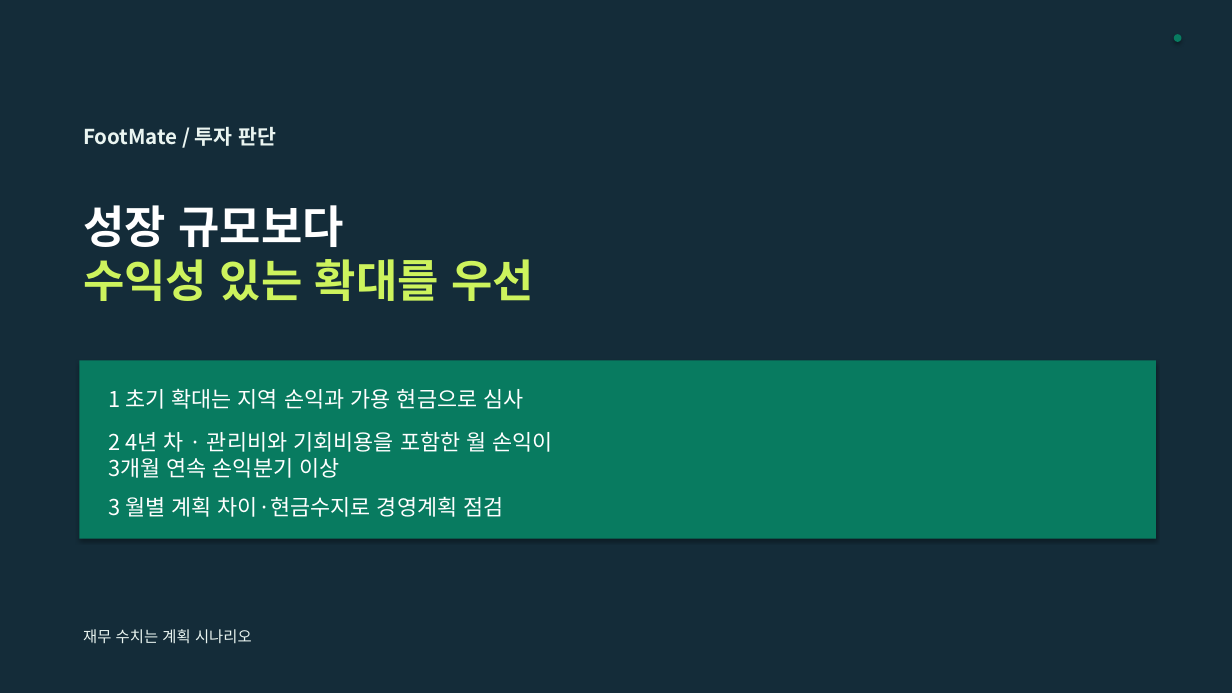
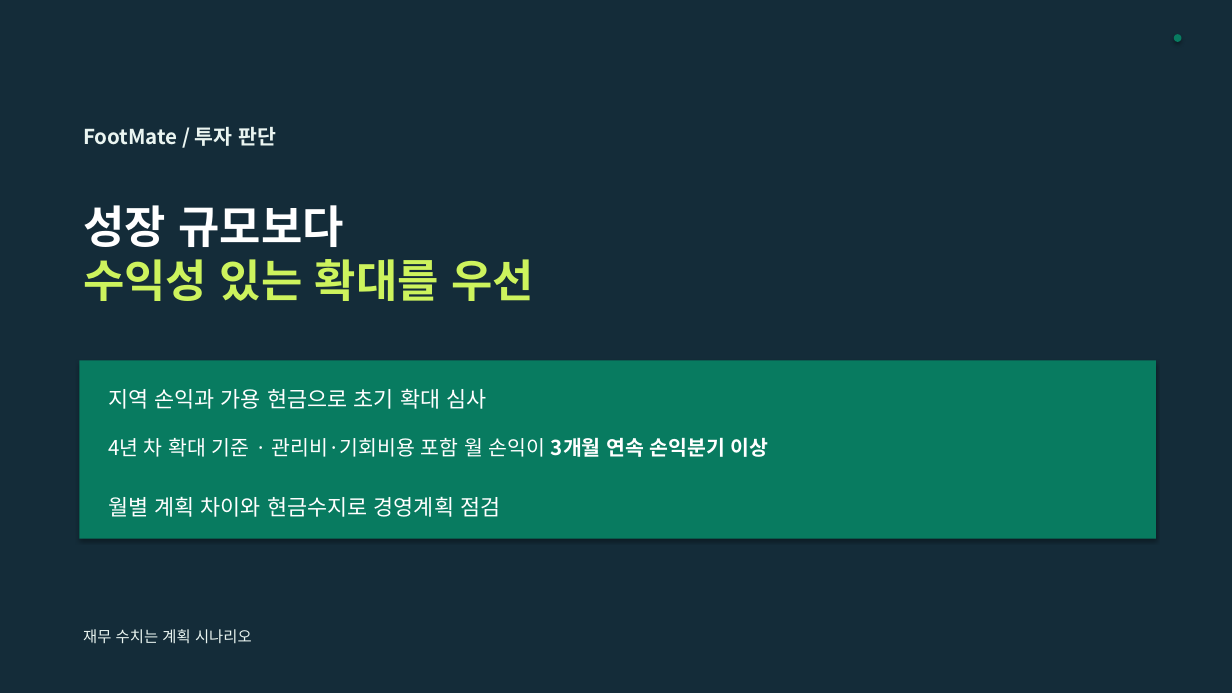
Before and after one commit to dohyunkimmm/footmate-case-study, a slide deck: slide 6 of src/case-study/downloads/footmate_5year_strategy.pptx. Drawn at 1232x693 pixels with LibreOffice and Linux fonts; fonts in the diff are those of the drawing. Boxes give left, top, right and bottom in pixels: in the first picture for what was removed or moved away, otherwise in the second. Text is boxed around its words. In the diff, an @@ line names an element or a change of style, - is before the commit and + after.

```diff
--- a/src/case-study/downloads/footmate_5year_strategy.pptx
+++ b/src/case-study/downloads/footmate_5year_strategy.pptx
@@ text at (x1=108, y1=388, x2=486, y2=409): text changed @@
-1 초기 확대는 지역 손익과 가용 현금으로 심사
+지역 손익과 가용 현금으로 초기 확대 심사
@@ text at (x1=108, y1=437, x2=769, y2=457): text changed; size 17 to 16 pt @@
-2 4년 차 · 관리비와 기회비용을 포함한 월 손익이
-3개월 연속 손익분기 이상
+4년 차 확대 기준 · 관리비·기회비용 포함 월 손익이 3개월 연속 손익분기 이상
@@ text at (x1=108, y1=496, x2=500, y2=517): text changed @@
-3 월별 계획 차이·현금수지로 경영계획 점검
+월별 계획 차이와 현금수지로 경영계획 점검
```
Also in this commit, not shown: 1 other slide changed, 10 other files.
